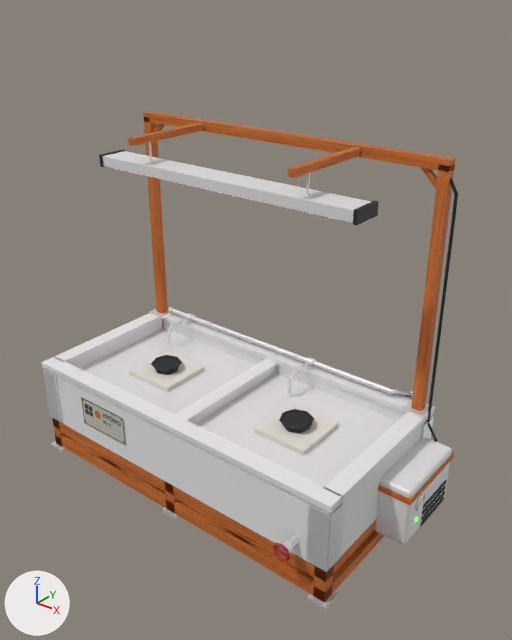
Renders of the glTF model assets/HydroponicStationMedium.glb from each side of a commit.
Before and after are seen from a camera (50 mm lens) standing at (2.14, -2.43, 2.51) and looking at (0.2, 0.0, 1.0). The axes (+X, +Y, +Z) are drawn at lower left. The lights are the same throughout. The picture after the commit comes second. Where no turn or scale is listed for an object, it has been applied to the vertices. Vertices at exactly the same position are counted once.

The first picture shows 'Dark', 'FrameOrange', 'GrowLED', 'Plate', 'Raft', 'RimGrey', 'Slate', 'Steel', 'TubGrey', 'Water' and 1 more.
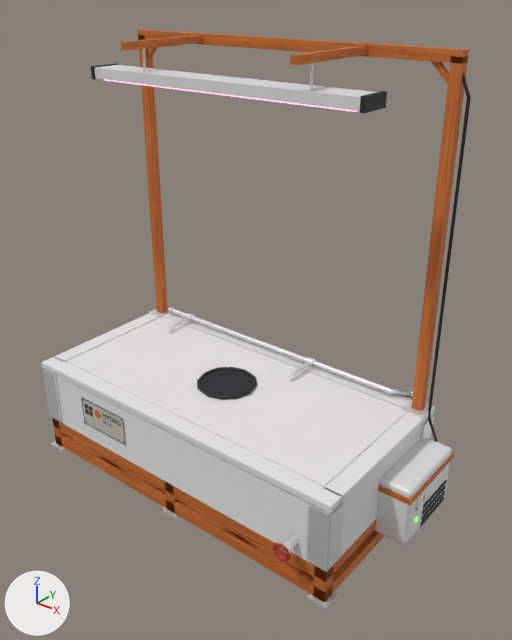
Boxes (x1, y1, x2, y2) around the edits, measured in the pictures (512 x 640 px; the box of a moved part takes in the faces that stretch with it):
'FrameOrange', reshaped (17% taller)
    before: (52, 111, 456, 602)
    after: (52, 29, 469, 602)
'RimGrey.001', added
    after: (66, 317, 406, 487)
'Slate', reshaped (22% taller)
    before: (103, 151, 452, 544)
    after: (94, 65, 452, 544)
'Dark', reshaped (23% taller)
    before: (99, 150, 458, 526)
    after: (91, 63, 471, 526)
'Dark.002', added
    after: (197, 367, 257, 400)
'GrowLED', moved (mostly hidden)
    before: (123, 170, 348, 222)
    after: (104, 79, 357, 112)
part 1 of me_mesh_0, moved or reshaped
    before: (152, 124, 165, 133)
    after: (147, 47, 158, 58)
part 2 of me_mesh_0, moved or reshaped (mostly hidden)
    before: (420, 167, 437, 189)
    after: (431, 61, 449, 85)
part 3 of me_mesh_0, moved or reshaped
    before: (143, 111, 456, 171)
    after: (138, 29, 469, 64)
part 4 of me_mesh_0, moved or reshaped
    before: (128, 123, 205, 146)
    after: (121, 35, 202, 50)
part 5 of me_mesh_0, moved or reshaped
    before: (288, 147, 361, 178)
    after: (290, 46, 367, 65)
part 6 of me_mesh_0, moved or reshaped
    before: (144, 117, 168, 328)
    after: (138, 35, 168, 313)
part 7 of me_mesh_0, moved or reshaped
    before: (411, 164, 455, 411)
    after: (411, 56, 468, 411)
part 8 of me_mesh_9, moved or reshaped
    before: (103, 151, 371, 223)
    after: (94, 65, 376, 111)
part 9 of me_mesh_8, moved or reshaped
    before: (99, 150, 125, 167)
    after: (91, 63, 119, 80)
part 10 of me_mesh_8, moved or reshaped
    before: (353, 201, 379, 225)
    after: (360, 91, 387, 113)
part 11 of me_mesh_8, deleted
    before: (279, 409, 314, 430)
part 12 of me_mesh_8, deleted
    before: (151, 355, 182, 371)
part 13 of me_mesh_8, deleted
    before: (154, 357, 179, 375)
part 14 of me_mesh_8, deleted
    before: (282, 411, 311, 433)
part 15 of me_mesh_8, moved or reshaped
    before: (427, 177, 458, 442)
    after: (428, 72, 471, 442)
'Water', unchanged, covered by the edit
    before: (80, 328, 397, 487)
'Raft', unchanged, covered by the edit
    before: (129, 351, 338, 456)

The change in detail:
me_mesh_0 is used by ob_frameorange; location (0.0, 0.0, 0.0).
me_mesh_0 had 220 vertices, 372 faces and spanned x -0.95..1.12, y -0.46..0.46, z 0.02..1.82.
me_mesh_0 now has 220 vertices, 372 faces and spans x -0.95..1.12, y -0.46..0.46, z 0.02..2.24.
me_mesh_0 part 1: the loose piece of 8 vertices spanning x -0.89..-0.78, y 0.4..0.42, z 1.67..1.78 is moved by (0.0, 0.0, 0.43).
me_mesh_0 part 2: the loose piece of 8 vertices spanning x 0.78..0.89, y 0.4..0.42, z 1.67..1.78 is moved by (0.0, 0.0, 0.43).
me_mesh_0 part 3: the loose piece of 8 vertices spanning x -0.93..0.93, y 0.38..0.44, z 1.76..1.82 is moved by (0.0, 0.0, 0.43).
me_mesh_0 part 4: the loose piece of 8 vertices spanning x -0.49..-0.46, y -0.12..0.41, z 1.77..1.81 is moved by (0.0, 0.0, 0.43).
me_mesh_0 part 5: the loose piece of 8 vertices spanning x 0.46..0.49, y -0.12..0.41, z 1.77..1.81 is moved by (0.0, 0.0, 0.43).
me_mesh_0 part 6: 4 of 220 vertices moved; they spanned x -0.93..-0.88, y 0.38..0.44, z 1.79 and now span x -0.93..-0.88, y 0.38..0.44, z 2.22; mean shift (0.0, 0.0, 0.43); largest move (-0.88, 0.38, 1.79) -> (-0.88, 0.38, 2.22).
me_mesh_0 part 7: 4 of 220 vertices moved; they spanned x 0.88..0.93, y 0.38..0.44, z 1.79 and now span x 0.88..0.93, y 0.38..0.44, z 2.22; mean shift (0.0, 0.0, 0.43); largest move (0.93, 0.38, 1.79) -> (0.93, 0.38, 2.22).
me_mesh_8 is used by ob_dark; location (0.0, 0.0, 0.0).
me_mesh_8 had 269 vertices, 466 faces and spanned x -0.77..1.12, y -0.09..0.51, z 0.15..1.77.
me_mesh_8 now has 163 vertices, 282 faces and spans x -0.77..1.12, y -0.08..0.51, z 0.15..2.2.
me_mesh_8 part 9: the loose piece of 8 vertices spanning x -0.77..-0.75, y -0.08..0.08, z 1.62..1.68 is moved by (0.0, 0.0, 0.43).
me_mesh_8 part 10: the loose piece of 8 vertices spanning x 0.75..0.77, y -0.08..0.08, z 1.62..1.68 is moved by (0.0, 0.0, 0.43).
me_mesh_8 part 11: the loose piece of 37 vertices spanning x 0.36..0.54, y -0.09..0.09, z 0.53..0.54 is deleted.
me_mesh_8 part 12: the loose piece of 37 vertices spanning x -0.54..-0.36, y -0.09..0.09, z 0.53..0.54 is deleted.
me_mesh_8 part 13: the loose piece of 16 vertices spanning x -0.53..-0.37, y -0.08..0.07, z 0.49..0.54 is deleted.
me_mesh_8 part 14: the loose piece of 16 vertices spanning x 0.37..0.53, y -0.08..0.07, z 0.49..0.54 is deleted.
me_mesh_8 part 15: 60 vertices moved from x 0.89..0.97, y 0.4..0.42, z 0.51..1.77 to x 0.89..0.97, y 0.4..0.42, z 0.55..2.2.
me_mesh_9 is used by ob_slate; location (0.0, 0.0, 0.0).
me_mesh_9 had 64 vertices, 120 faces and spanned x -0.76..1.11, y -0.08..0.4, z 0.12..1.67.
me_mesh_9 now has 64 vertices, 120 faces and spans x -0.76..1.11, y -0.08..0.4, z 0.12..2.11.
me_mesh_9 part 8: the loose piece of 8 vertices spanning x -0.76..0.76, y -0.08..0.08, z 1.62..1.67 is moved by (0.0, 0.0, 0.43).
me_mesh_12 is used by ob_growled; location (0.0, 0.0, 0.0).
me_mesh_12 had 8 vertices, 12 faces and spanned x -0.714..0.714, y -0.052..0.052, z 1.616..1.628.
me_mesh_12 now has 8 vertices, 12 faces and spans x -0.714..0.714, y -0.052..0.052, z 2.046..2.058.
me_mesh_12 part 16: the whole mesh is moved by (0.0, 0.0, 0.43).
Mesh me_mesh_13 is new.
It has 75 vertices, 132 faces and spans x -0.162..0.162, y -0.162..0.162, z 0.515..0.587.
It uses material mat_dark (dark grey #2a2e30).
Mesh me_mesh_12_1 is new.
It is a box spanning x -0.86..0.86, y -0.38..0.38, z 0.54..0.56.
It uses material mat_rimgrey (its picture is missing).
Object 'Dark.002' (ob_dark_002) is new; it shows me_mesh_13.
Its location is (0.0, 0.0, 0.0).
Object 'RimGrey.001' (ob_rimgrey_001) is new; it shows me_mesh_12_1.
Its location is (0.0, 0.0, 0.0).
